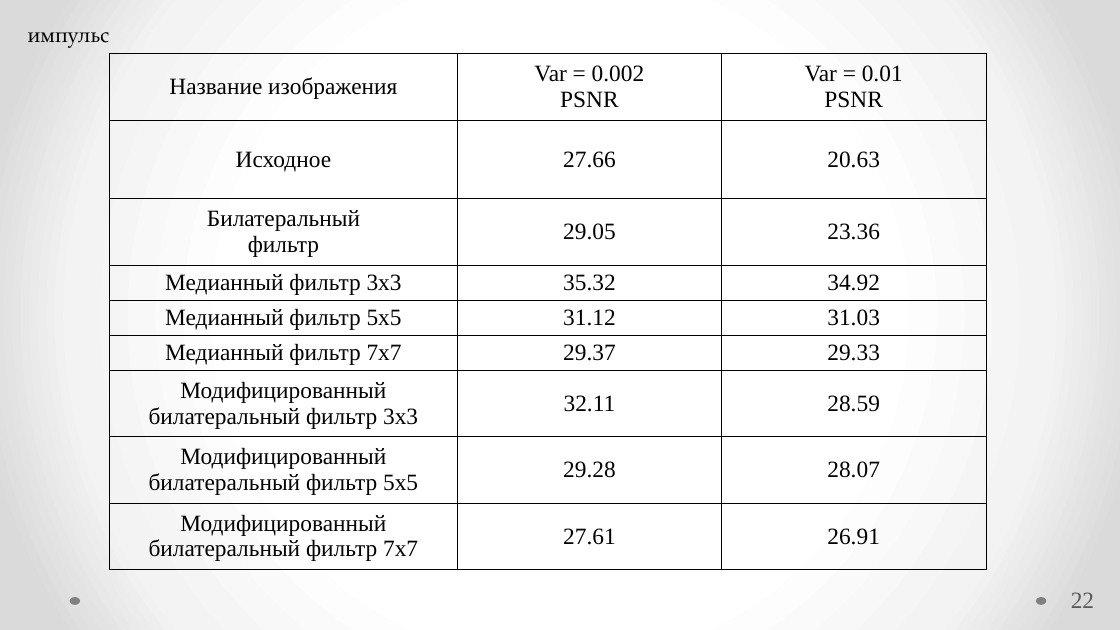
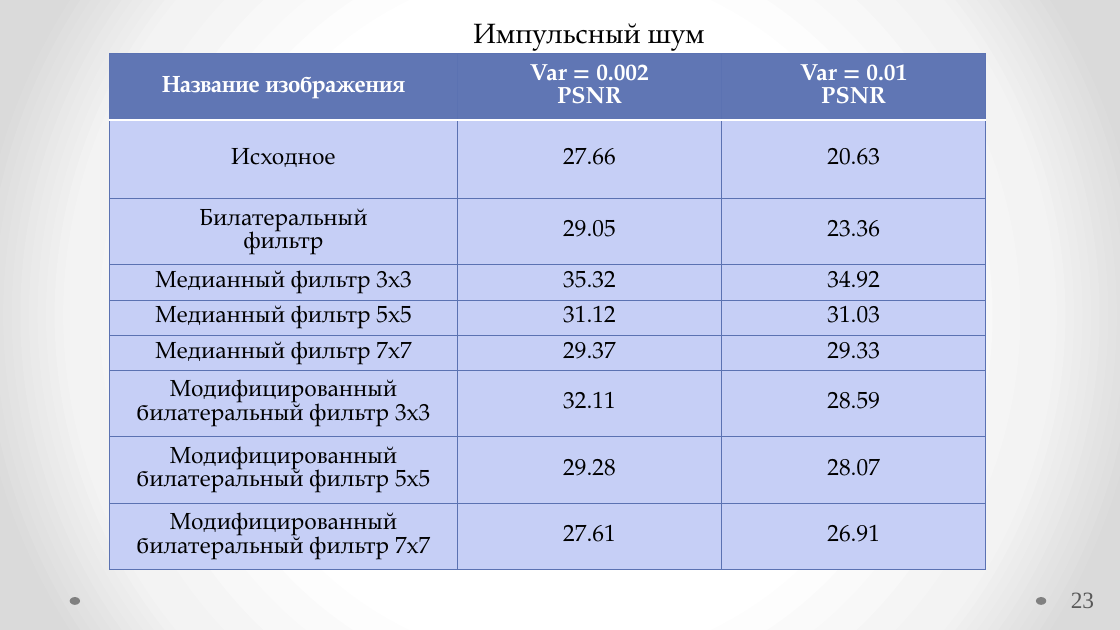
Before and after one commit to Radiophantom/master_yoda, a slide deck: slide 23 of VKR.pptx (slide 22 before the commit). Drawn at 1120x630 pixels with LibreOffice and Linux fonts; fonts in the diff are those of the drawing. Boxes give left, top, right and bottom in pixels: in the first picture for what was removed or moved away, otherwise in the second. Text is boxed around its words. In the diff, an @@ line names an element or a change of style, - is before the commit and + after.

```diff
--- a/VKR.pptx
+++ b/VKR.pptx
@@ text added at [473,23,705,50], 24 pt, text #000000 @@
+Импульсный шум
@@ text removed at [28,32,110,48] @@
-импульс
@@ table at [110,54,987,570] @@
@@ fill none to #6076B4 in row 1 @@
@@ font Times New Roman to TeX Gyre Pagella @@
@@ text colour #000000 to #FFFFFF, bold on in "Название изображения", "Var = 0.002", "PSNR", "Var = 0.01" and 1 more places @@
@@ borders changed @@
@@ page number at [1071,592,1094,608]: text changed @@
-22
+23
```
Also in this commit, not shown: 13 other slides changed, 3 slides added, 2 slides removed, 1 other file.
